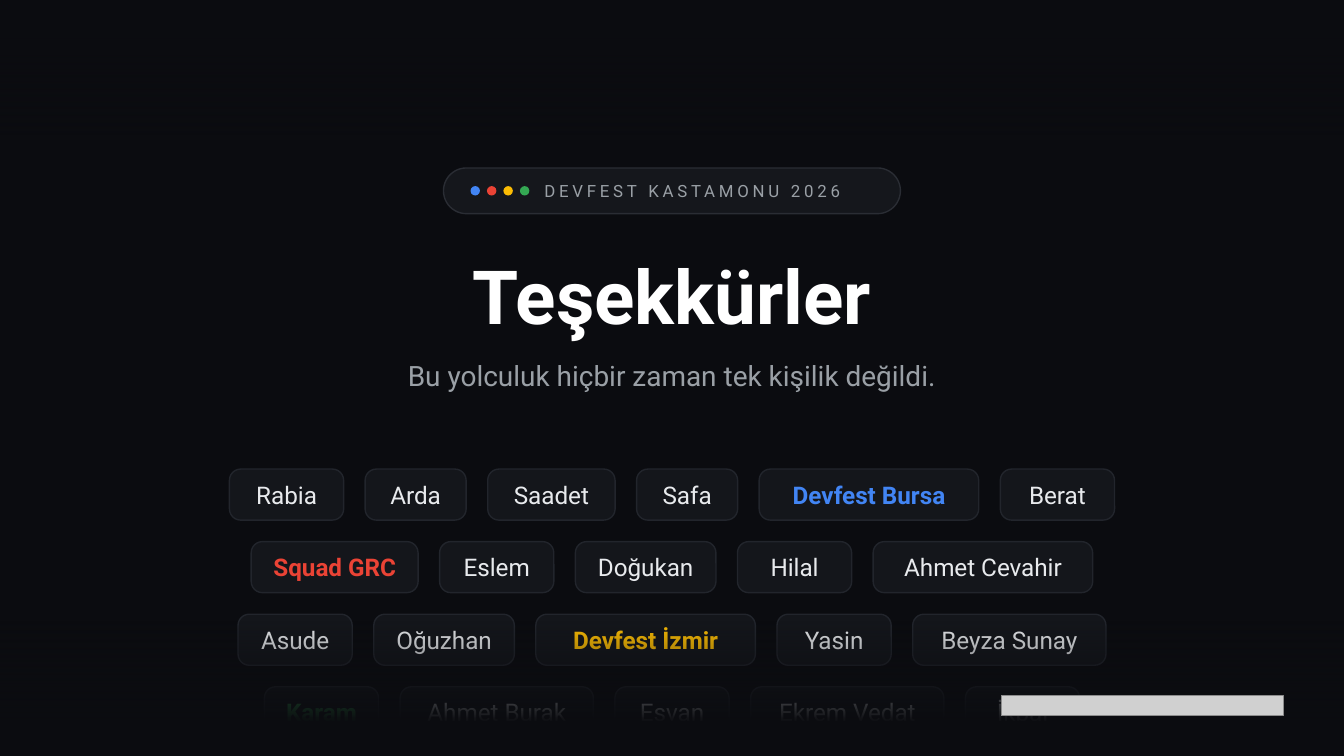
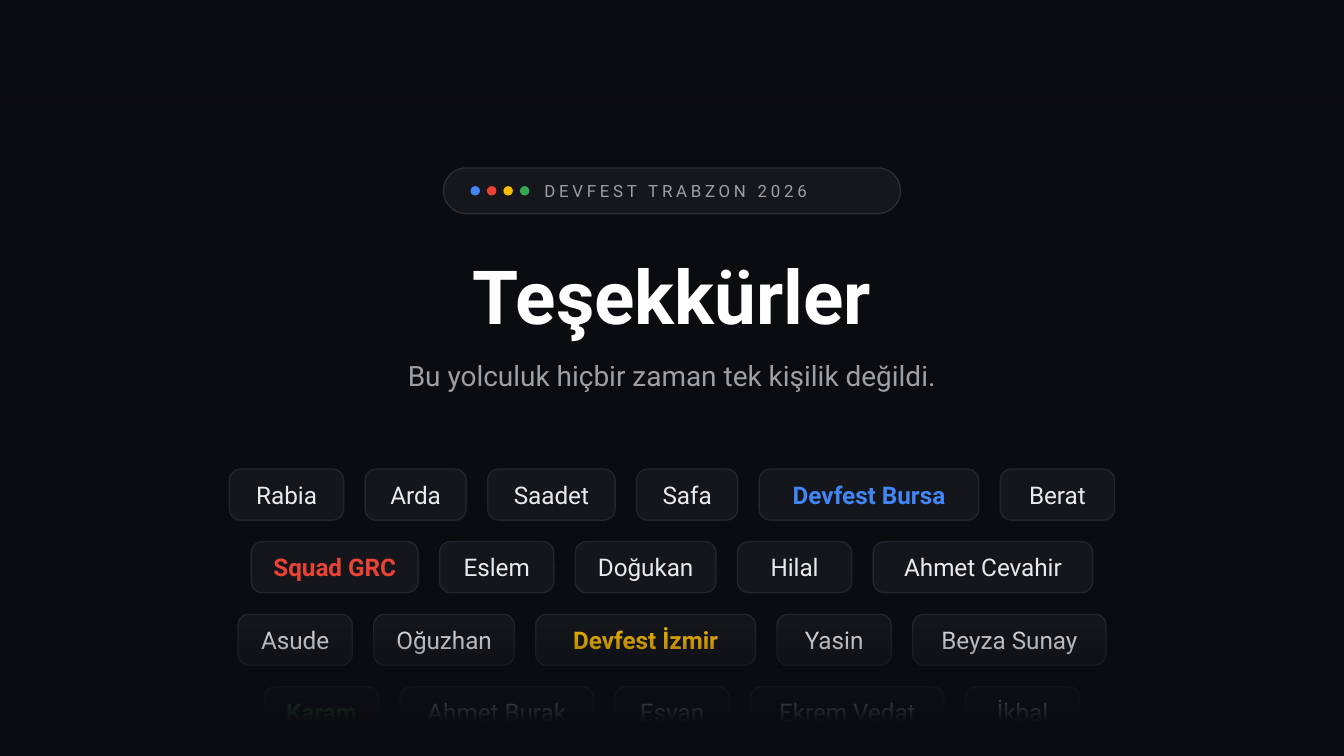
Before and after one commit to eyupece/BuildingMotionWithAi, a slide deck: slide 18 of talk/BuildingMotionWithAI.pptx. Drawn at 1344x756 pixels with LibreOffice and Linux fonts; fonts in the diff are those of the drawing; grey boxes stand for pictures. Boxes give left, top, right and bottom in pixels: in the first picture for what was removed or moved away, otherwise in the second. Text is boxed around its words. In the diff, an @@ line names an element or a change of style, - is before the commit and + after.

Commit message:
Talk: Trabzon version of the deck

```diff
--- a/talk/BuildingMotionWithAI.pptx
+++ b/talk/BuildingMotionWithAI.pptx
@@ text at bbox=[544, 185, 807, 197]: text changed @@
-DEVFEST KASTAMONU 2026
+DEVFEST TRABZON 2026
@@ picture removed at bbox=[1001, 695, 1284, 715] @@
```
Also in this commit, not shown: 17 other slides changed.
